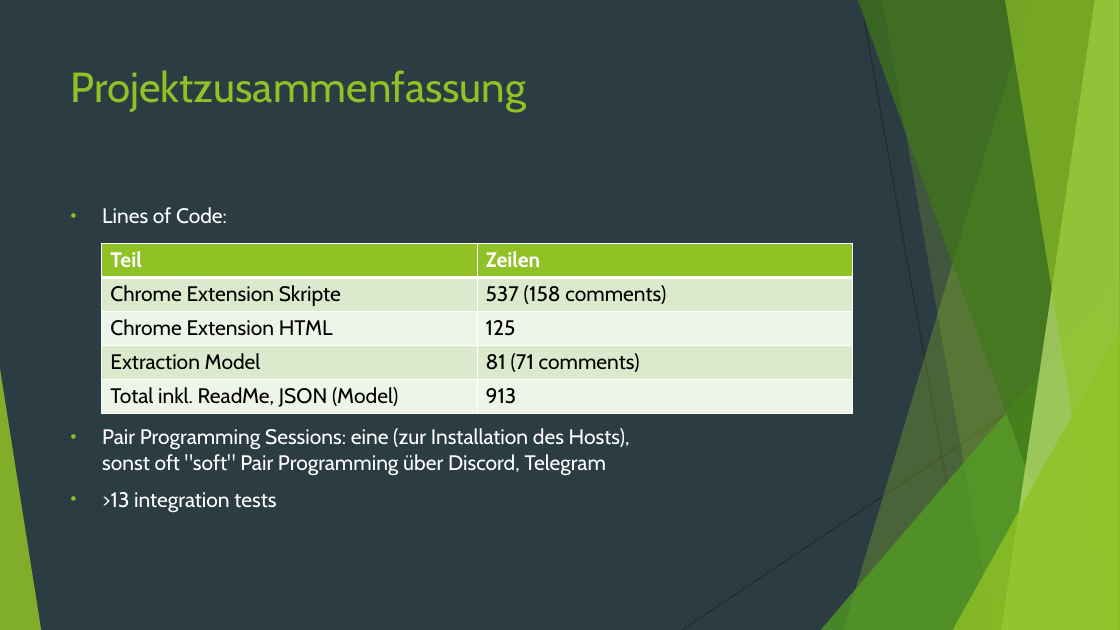
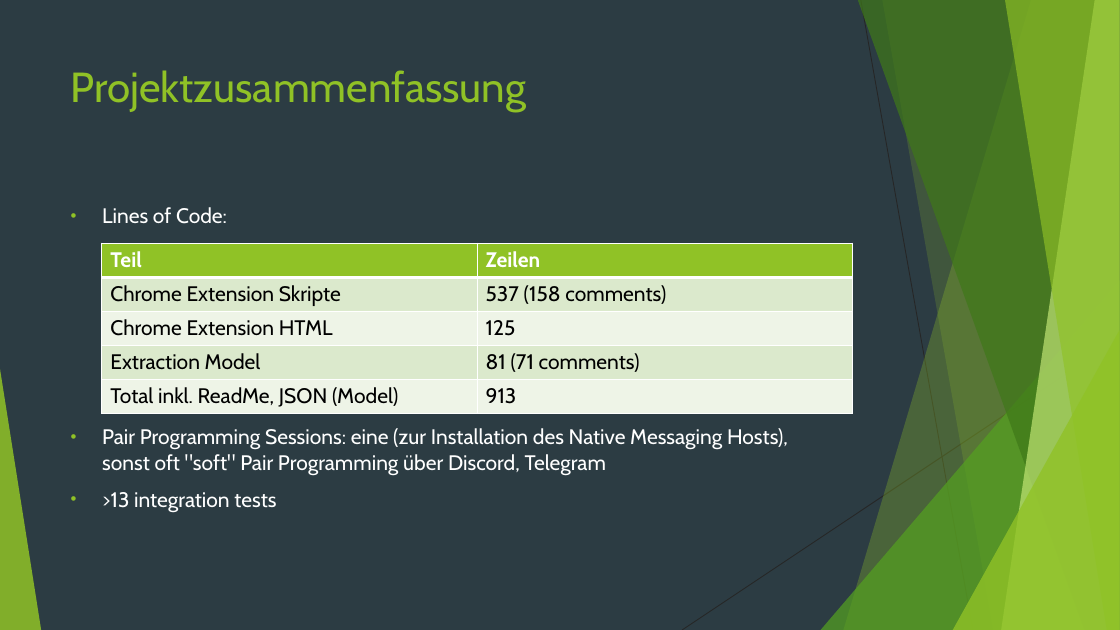
Before and after one commit to sgimmini/frag.extract.a, a slide deck: slide 4 of weekly_presentations/frag.extract_2019-08-22_Abschluss.pptx (slide 5 before the commit). Drawn at 1120x630 pixels with LibreOffice and Linux fonts; fonts in the diff are those of the drawing. Boxes give left, top, right and bottom in pixels: in the first picture for what was removed or moved away, otherwise in the second. Text is boxed around its words. In the diff, an @@ line names an element or a change of style, - is before the commit and + after.

```diff
--- a/weekly_presentations/frag.extract_2019-08-22_Abschluss.pptx
+++ b/weekly_presentations/frag.extract_2019-08-22_Abschluss.pptx
@@ text at box(102, 428, 788, 476): text changed @@
-• Pair Programming Sessions: eine (zur Installation des Hosts),
-  sonst oft "soft" Pair Programming über Discord, Telegram
+• Pair Programming Sessions: eine (zur Installation des Native Messaging Hosts),
+  sonst oft "soft" Pair Programming über Discord, Telegram
```
Also in this commit, not shown: 15 other slides changed, 1 slide removed.
